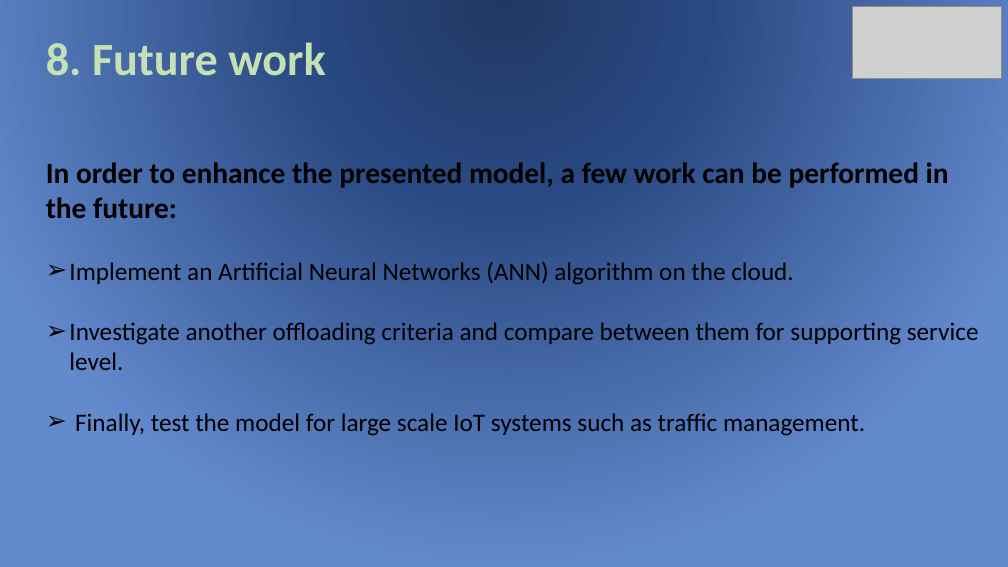
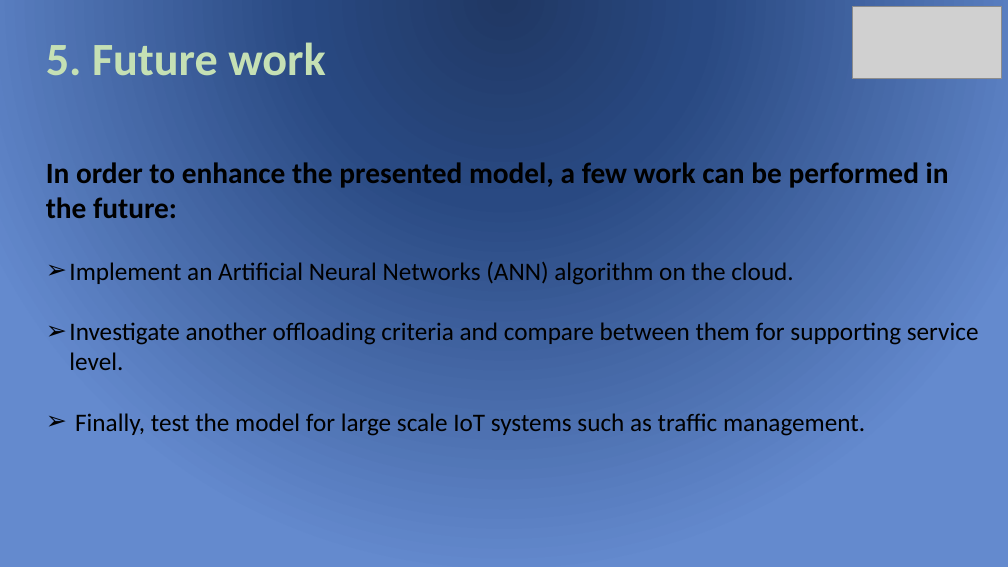
Before and after one commit to baharababah/DIM, a slide deck: slide 50 of DIM_Presentation.pptx (slide 63 before the commit). Drawn at 1008x567 pixels with LibreOffice and Linux fonts; fonts in the diff are those of the drawing; grey boxes stand for pictures. Boxes give left, top, right and bottom in pixels: in the first picture for what was removed or moved away, otherwise in the second. Text is boxed around its words. In the diff, an @@ line names an element or a change of style, - is before the commit and + after.

```diff
--- a/DIM_Presentation.pptx
+++ b/DIM_Presentation.pptx
@@ text at (46,42,325,76): text changed @@
-8. Future work
+5. Future work
```
Also in this commit, not shown: 49 other slides changed, 13 slides removed, 55 other files.
